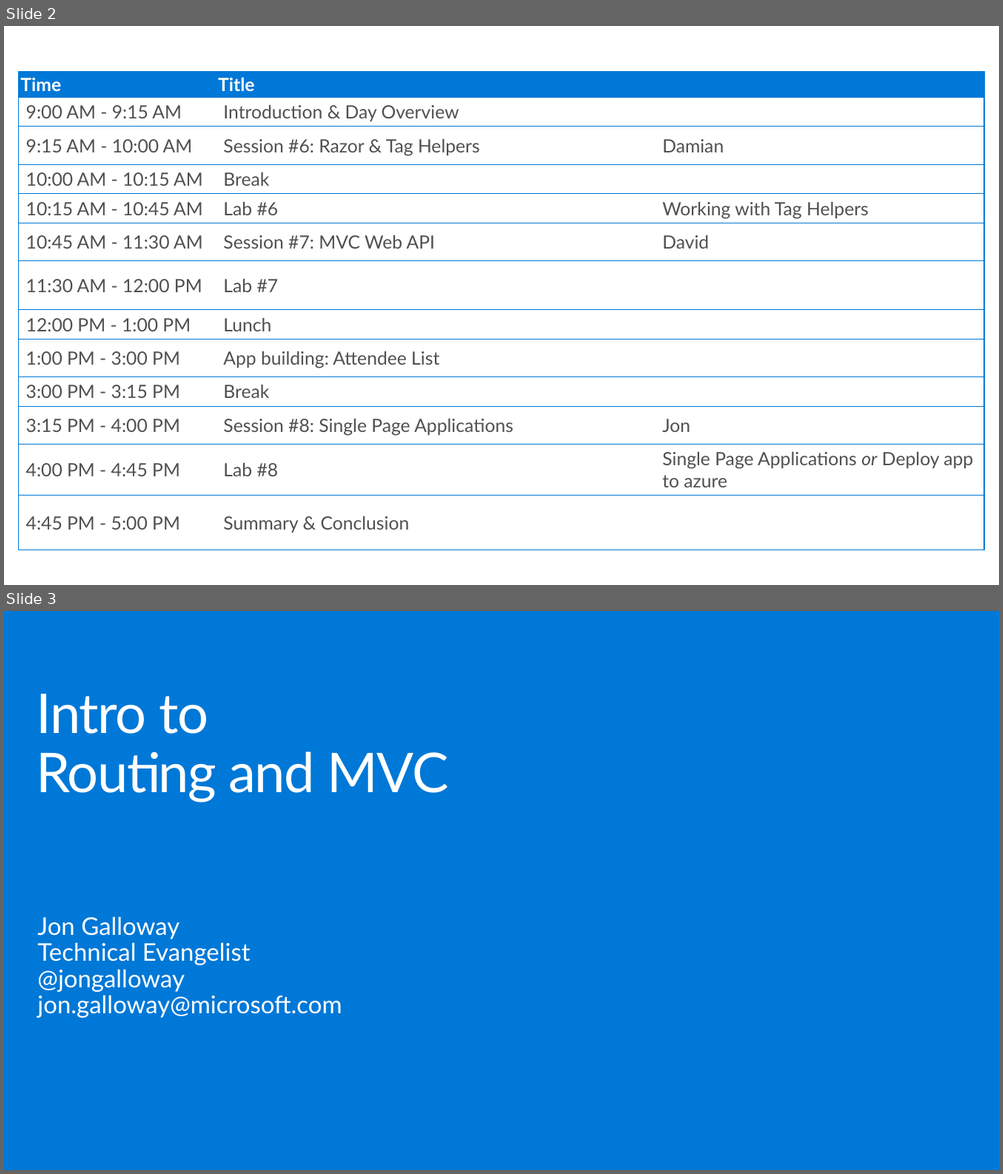
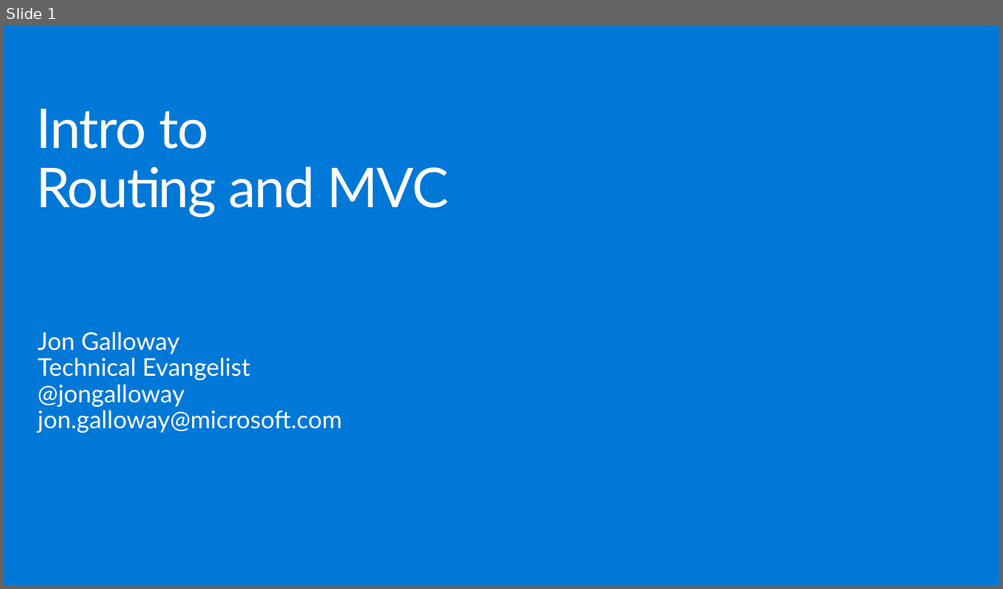
Before and after one commit to dotnet-presentations/aspnetcore-concepts-workshop, a slide deck: Slides/Intro to Routing and MVC.pptx. Shown one above the other, each under a label of ours: slides 2 and 3 before the commit, slide 1 after it. The pictures are 1003x1174 and 1003x589 pixels, drawn with LibreOffice and Linux fonts; fonts in the diff are those of the drawing; background and template pictures are left out. Boxes give left, top, right and bottom in pixels: in the first picture for what was removed or moved away, otherwise in the second. Text is boxed around its words. In the diff, an @@ line names an element or a change of style, - is before the commit and + after.

```diff
--- a/Slides/Intro to Routing and MVC.pptx
+++ b/Slides/Intro to Routing and MVC.pptx
@@ slide 2 removed at [4, 26, 999, 585], background #FFFFFF @@
@@ table removed at [19, 71, 984, 550], 13 rows, 3 columns @@
-Time | Title | 
-9:00 AM - 9:15 AM | Introduction & Day Overview | 
-9:15 AM - 10:00 AM | Session #6: Razor & Tag Helpers | Damian
-10:00 AM - 10:15 AM | Break | 
-10:15 AM - 10:45 AM | Lab #6 | Working with Tag Helpers
-10:45 AM - 11:30 AM | Session #7: MVC Web API | David
-11:30 AM - 12:00 PM | Lab #7 | 
-12:00 PM - 1:00 PM | Lunch | 
-1:00 PM - 3:00 PM | App building: Attendee List | 
-3:00 PM - 3:15 PM | Break | 
-3:15 PM - 4:00 PM | Session #8: Single Page Applications | Jon
-4:00 PM - 4:45 PM | Lab #8 | Single Page Applications or Deploy app to azure
-4:45 PM - 5:00 PM | Summary & Conclusion | 
@@ what was slide 3 is now slide 1 @@
```
Also in this commit, not shown: 3 slides added, 1 other slide removed.
